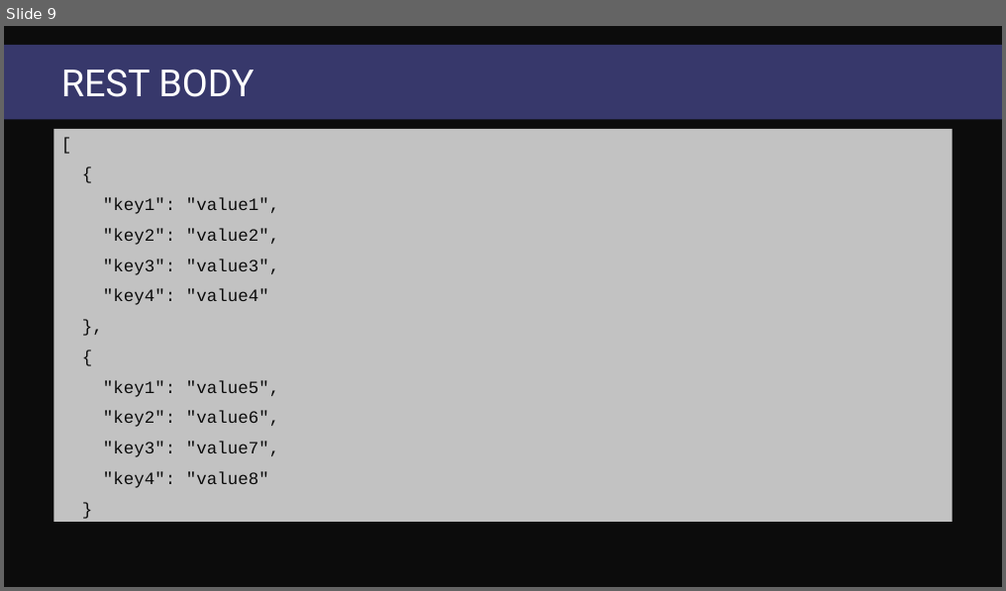
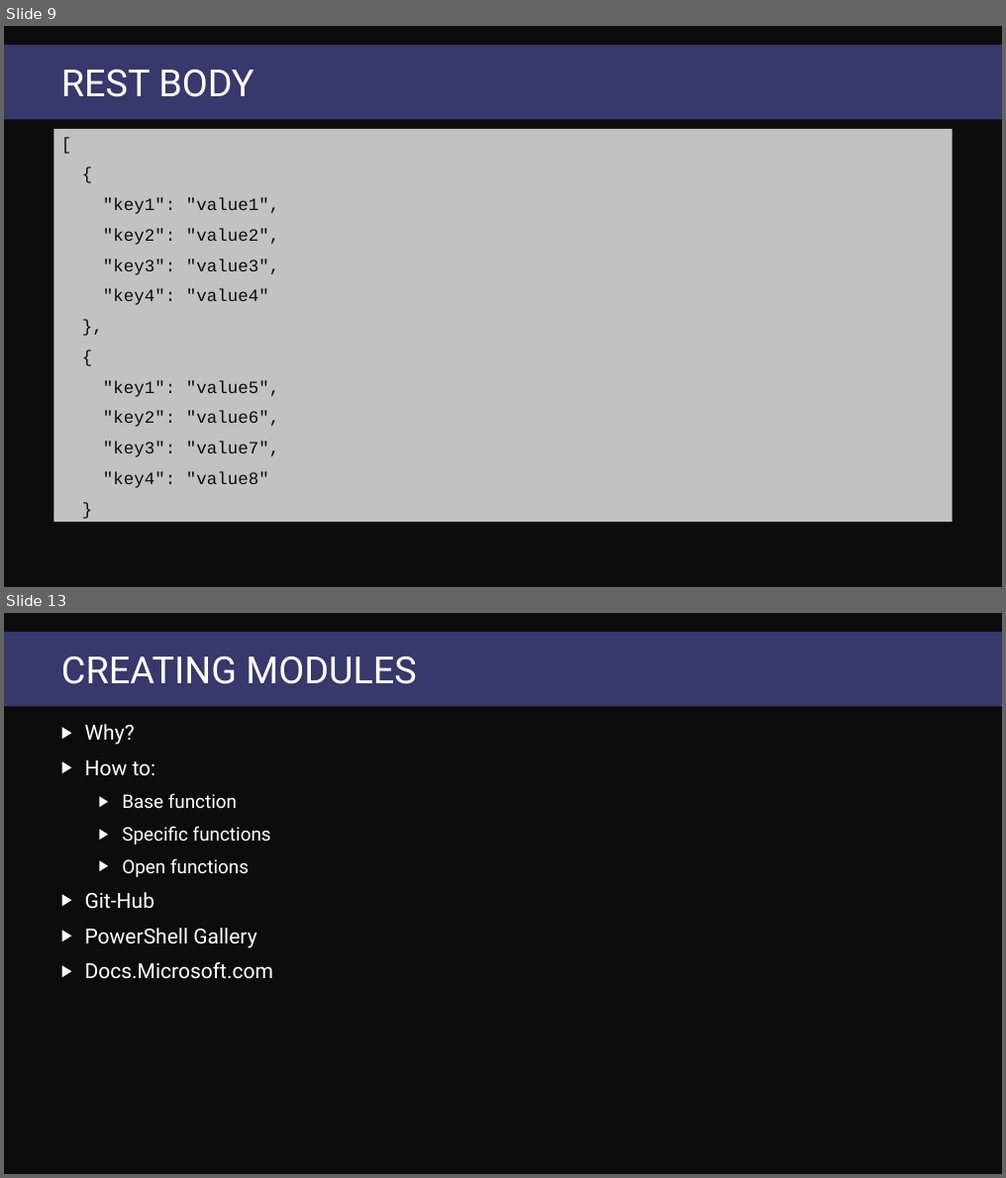
Before and after one commit to DumpsterDave/MMSJazz, a slide deck: Working with REST APIs/Working with REST APIs.pptx. Shown one above the other, each under a label of ours: slide 9 before the commit, slides 9 and 13 after it; the slides between them are not shown. The pictures are 1006x591 and 1006x1178 pixels, drawn with LibreOffice and Linux fonts; fonts in the diff are those of the drawing; background and template pictures are left out. Boxes give left, top, right and bottom in pixels: in the first picture for what was removed or moved away, otherwise in the second. Text is boxed around its words. In the diff, an @@ line names an element or a change of style, - is before the commit and + after.

```diff
--- a/Working with REST APIs/Working with REST APIs.pptx
+++ b/Working with REST APIs/Working with REST APIs.pptx
@@ slide 13 added at (4,613,1002,1174), background #0C0C0C; not listed: 1 template element that a slide beside it also shows @@
@@ title added at (61,656,416,684), 36 pt, text #FFFFFF @@
+CREATING MODULES
@@ text added at (85,724,273,979), 20 pt, text #FFFFFF @@
+▶ Why?
+▶ How to:
+  ▶ Base function
+  ▶ Specific functions
+  ▶ Open functions
+▶ Git-Hub
+▶ PowerShell Gallery
+▶ Docs.Microsoft.com
```
Also in this commit, not shown: 2 slides changed, 4 other slides added.
